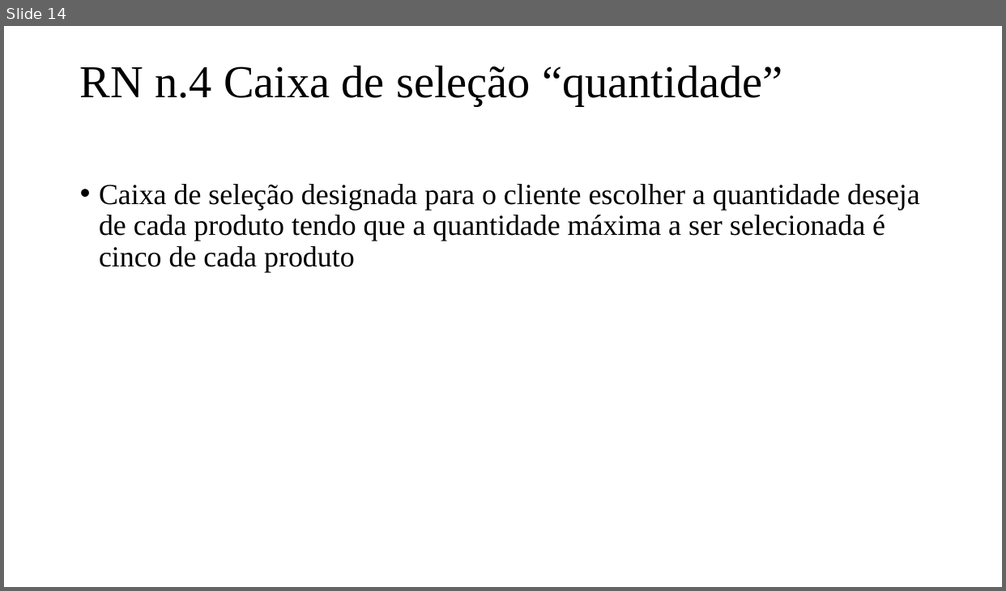
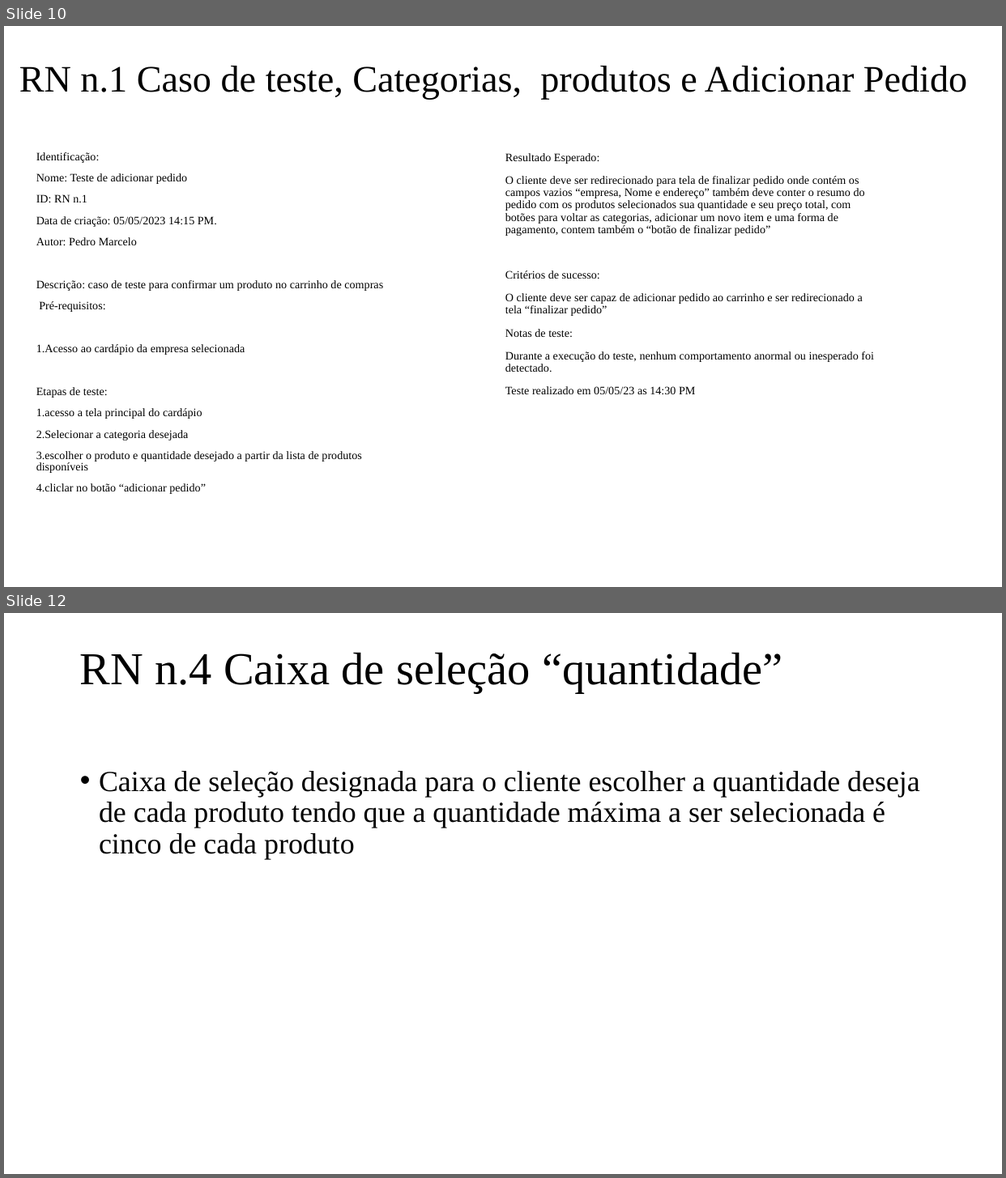
Before and after one commit to PedroAssencao/Cardapio, a slide deck: CárdapioV3_Tunado-20230509T171111Z-001/DER Modelo Conceitual [Salvo automaticamente] (1).pptx. Shown one above the other, each under a label of ours: slide 14 before the commit, slides 10 and 12 after it; the slides between them are not shown. The pictures are 1006x591 and 1006x1178 pixels, drawn with LibreOffice and Linux fonts; fonts in the diff are those of the drawing. Boxes give left, top, right and bottom in pixels: in the first picture for what was removed or moved away, otherwise in the second. Text is boxed around its words. In the diff, an @@ line names an element or a change of style, - is before the commit and + after.

```diff
--- a/CárdapioV3_Tunado-20230509T171111Z-001/DER Modelo Conceitual [Salvo automaticamente] (1).pptx
+++ b/CárdapioV3_Tunado-20230509T171111Z-001/DER Modelo Conceitual [Salvo automaticamente] (1).pptx
@@ slide 10 added at (4, 26, 1002, 587), background #FFFFFF @@
@@ title added at (19, 66, 967, 100), 36 pt, text #000000 @@
+RN n.1 Caso de teste, Categorias, produtos e Adicionar Pedido
@@ text added at (36, 152, 383, 494), 11 pt, text #000000 @@
+Identificação:
+Nome: Teste de adicionar pedido
+ID: RN n.1
+Data de criação: 05/05/2023 14:15 PM.
+Autor: Pedro Marcelo
+Descrição: caso de teste para confirmar um produto no carrinho de compras
+Pré-requisitos:
+1.Acesso ao cardápio da empresa selecionada
+Etapas de teste:
+1.acesso a tela principal do cardápio
+2.Selecionar a categoria desejada
+3.escolher o produto e quantidade desejado a partir da lista de produtos disponíveis
+4.cliclar no botão “adicionar pedido”
@@ text added at (505, 153, 874, 395), 11 pt, text #000000 @@
+Resultado Esperado:
+O cliente deve ser redirecionado para tela de finalizar pedido onde contém os campos vazios “empresa, Nome e endereço” também deve conter o resumo do pedido com os produtos selecionados sua quantidade e seu preço total, com botões para voltar as categorias, adicionar um novo item e uma forma de pagamento, contem também o “botão de finalizar pedido”
+Critérios de sucesso:
+O cliente deve ser capaz de adicionar pedido ao carrinho e ser redirecionado a tela “finalizar pedido”
+Notas de teste:
+Durante a execução do teste, nenhum comportamento anormal ou inesperado foi detectado.
+Teste realizado em 05/05/23 as 14:30 PM
@@ what was slide 14 is now slide 12 @@
```
Also in this commit, not shown: 3 slides changed, 1 other slide added, 4 slides removed, 28 other files.
